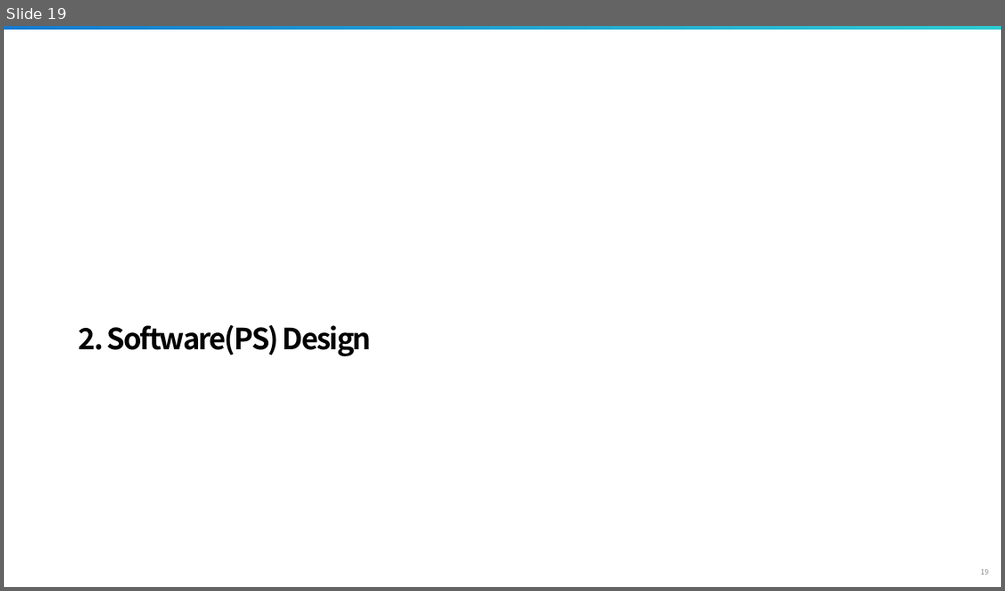
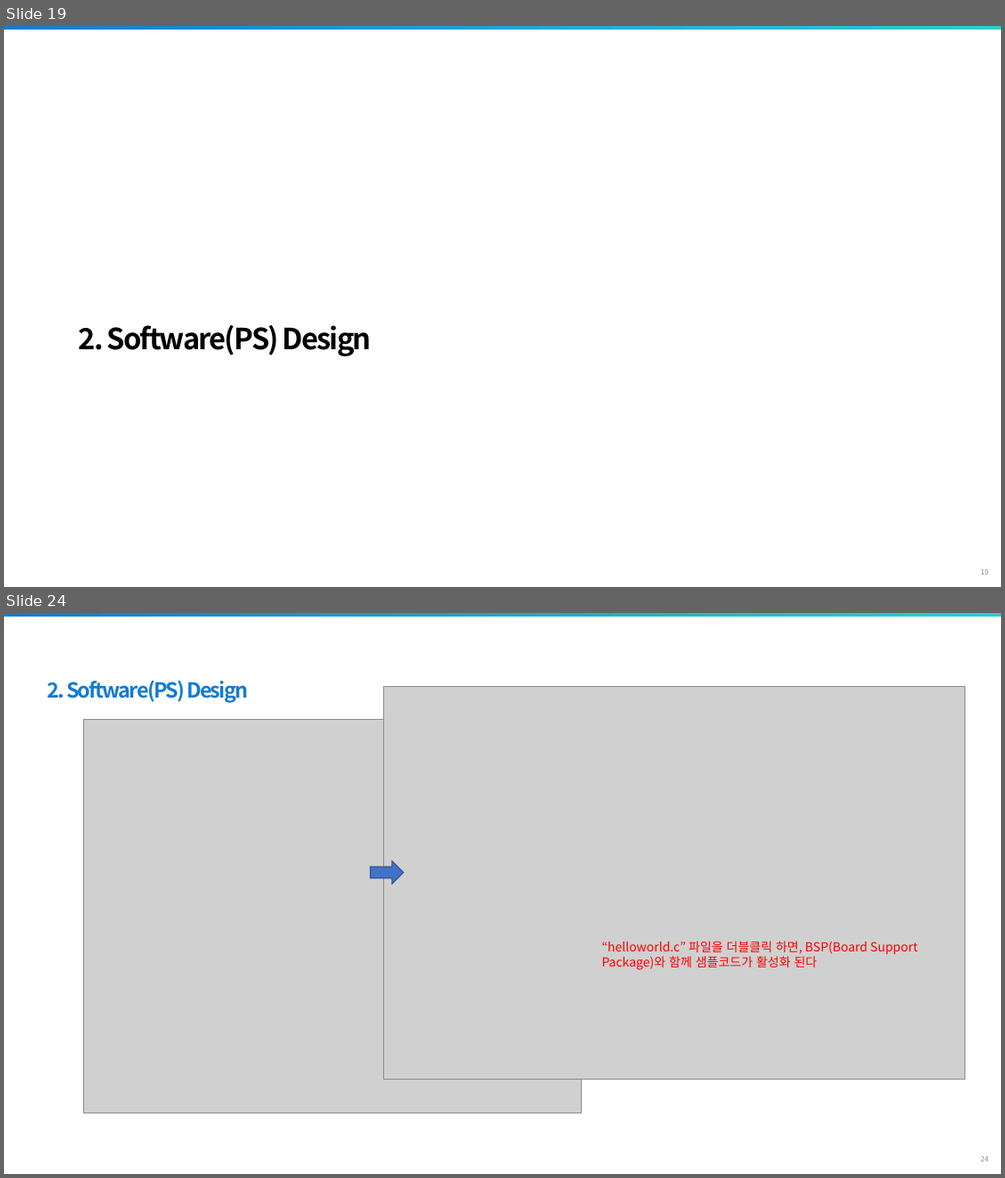
Before and after one commit to siliconground/SoC_301, a slide deck: 0_DOCS/1_EDU_REFERENCE/3_Processing_System_Basic.pptx. Shown one above the other, each under a label of ours: slide 19 before the commit, slides 19 and 24 after it; the slides between them are not shown. The pictures are 1005x591 and 1005x1178 pixels, drawn with LibreOffice and Linux fonts; fonts in the diff are those of the drawing; grey boxes stand for pictures; background and template pictures are left out. Boxes give left, top, right and bottom in pixels: in the first picture for what was removed or moved away, otherwise in the second. Text is boxed around its words. In the diff, an @@ line names an element or a change of style, - is before the commit and + after.

```diff
--- a/0_DOCS/1_EDU_REFERENCE/3_Processing_System_Basic.pptx
+++ b/0_DOCS/1_EDU_REFERENCE/3_Processing_System_Basic.pptx
@@ slide 24 added at [4,613,1001,1174], background #FFFFFF; not listed: 2 template elements that a slide beside it also shows @@
@@ text added at [48,680,248,703], 20 pt, text #147BD1, bold @@
+2. Software(PS) Design
@@ picture added at [383,687,965,1079] @@
@@ picture added at [83,719,582,1113] @@
@@ right arrow added at [371,861,404,884], fill #4472C4, outline #325491 1 pt @@
@@ text added at [602,941,917,970], 12 pt, text #FF0000 @@
+“helloworld.c” 파일을 더블클릭 하면, BSP(Board Support Package)와 함께 샘플코드가 활성화 된다
```
Also in this commit, not shown: 7 slides changed, 5 other slides added, 5 slides removed.
